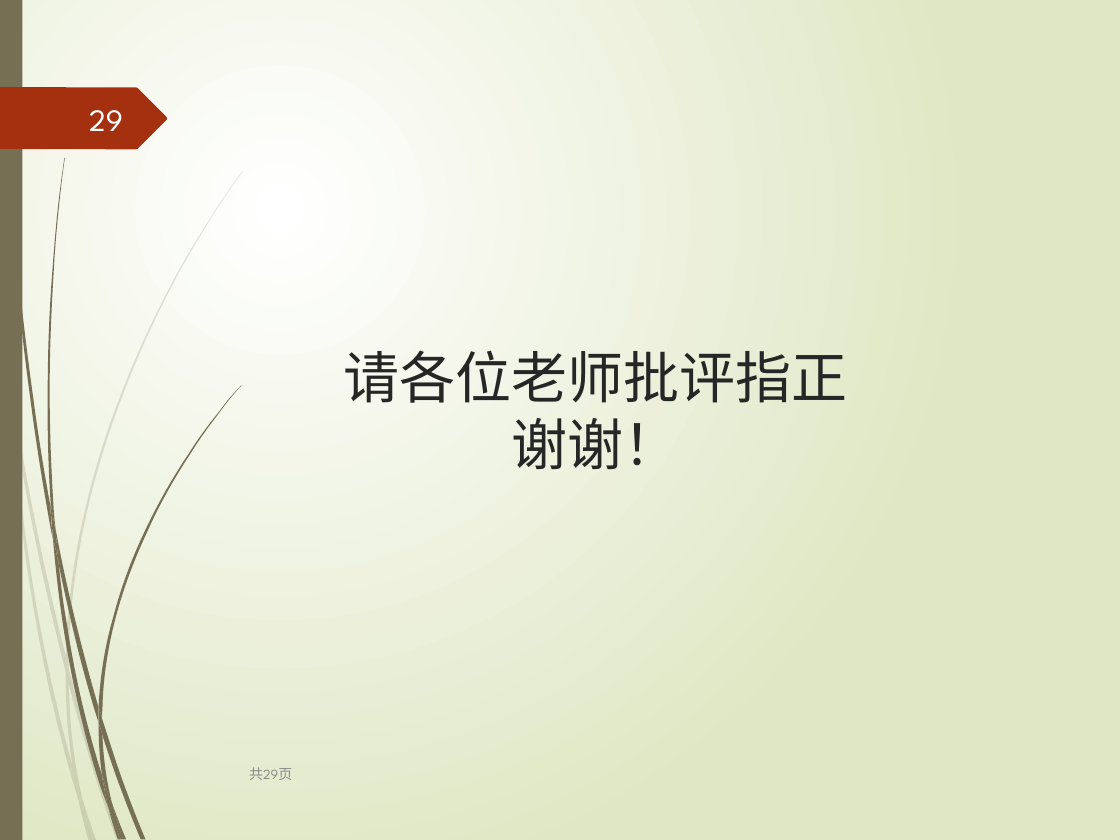
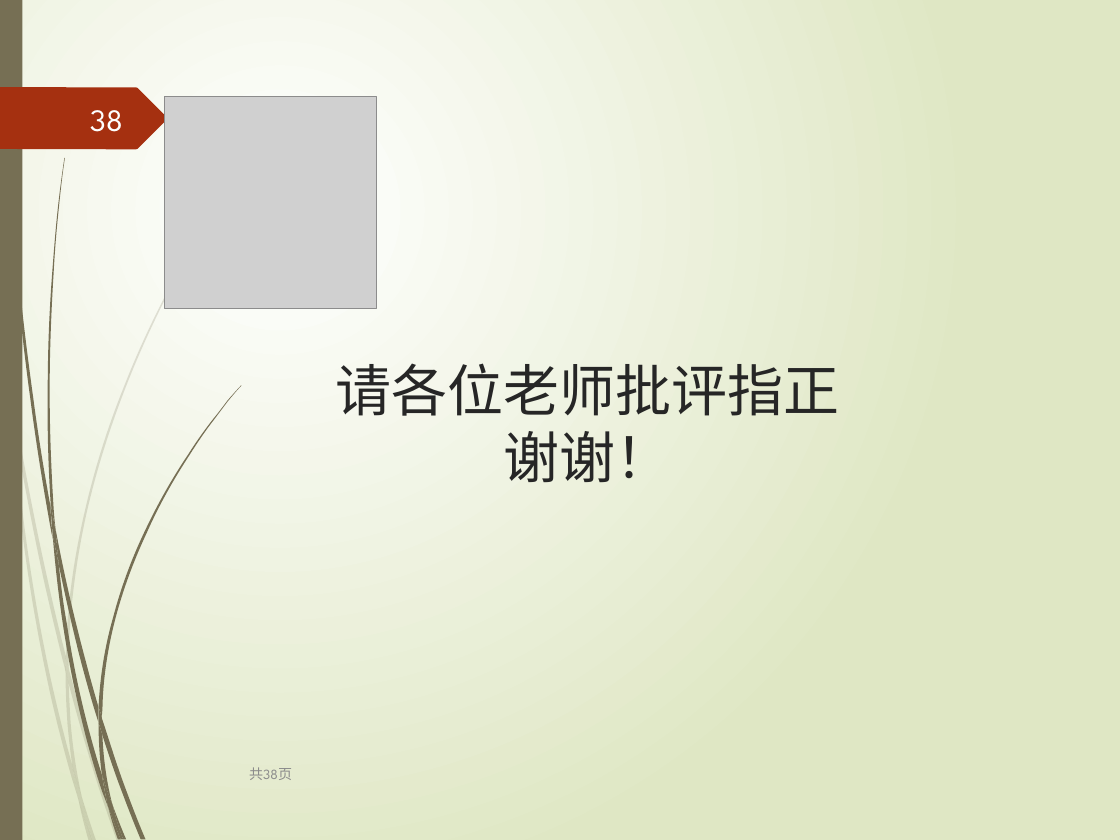
Before and after one commit to leborn0101/graduation, a slide deck: slide 38 of 毕业答辩.pptx (slide 29 before the commit). Drawn at 1120x840 pixels with LibreOffice and Linux fonts; fonts in the diff are those of the drawing; grey boxes stand for pictures. Boxes give left, top, right and bottom in pixels: in the first picture for what was removed or moved away, otherwise in the second. Text is boxed around its words. In the diff, an @@ line names an element or a change of style, - is before the commit and + after.

```diff
--- a/毕业答辩.pptx
+++ b/毕业答辩.pptx
@@ page number at bbox=[90, 110, 123, 132]: text changed @@
-29
+38
@@ picture added at bbox=[165, 96, 376, 308] @@
@@ title "请各位老师批评指正 谢谢！": place and size @@
-title "请各位老师批评指正 谢谢！" at bbox=[343, 350, 847, 469]
+title "请各位老师批评指正 谢谢！" at bbox=[336, 363, 840, 482]
@@ text at bbox=[249, 767, 292, 780]: text changed @@
-共29页
+共38页
```
Also in this commit, not shown: 19 other slides changed, 18 slides added, 9 slides removed, 1 other file.
